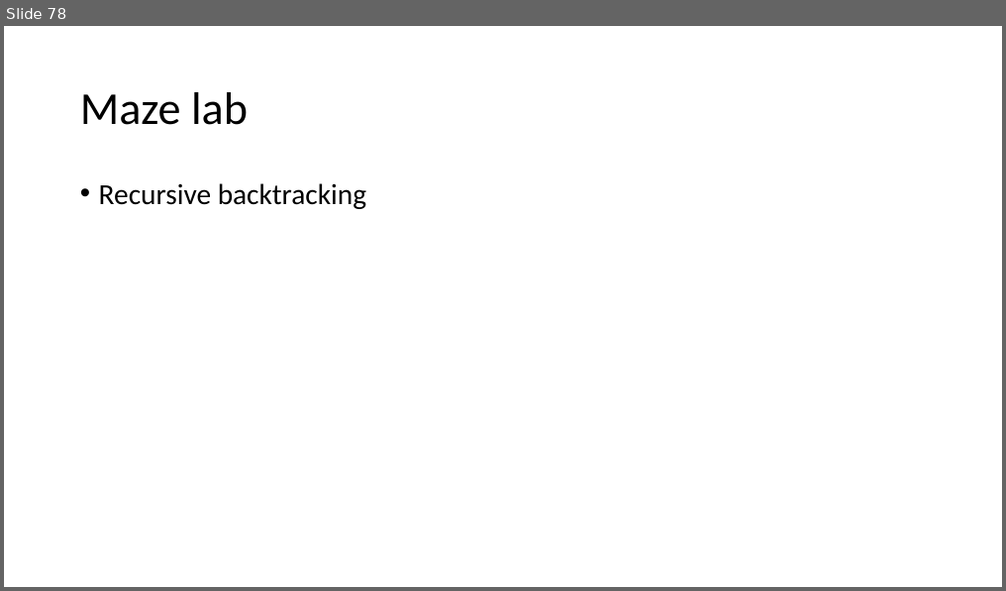
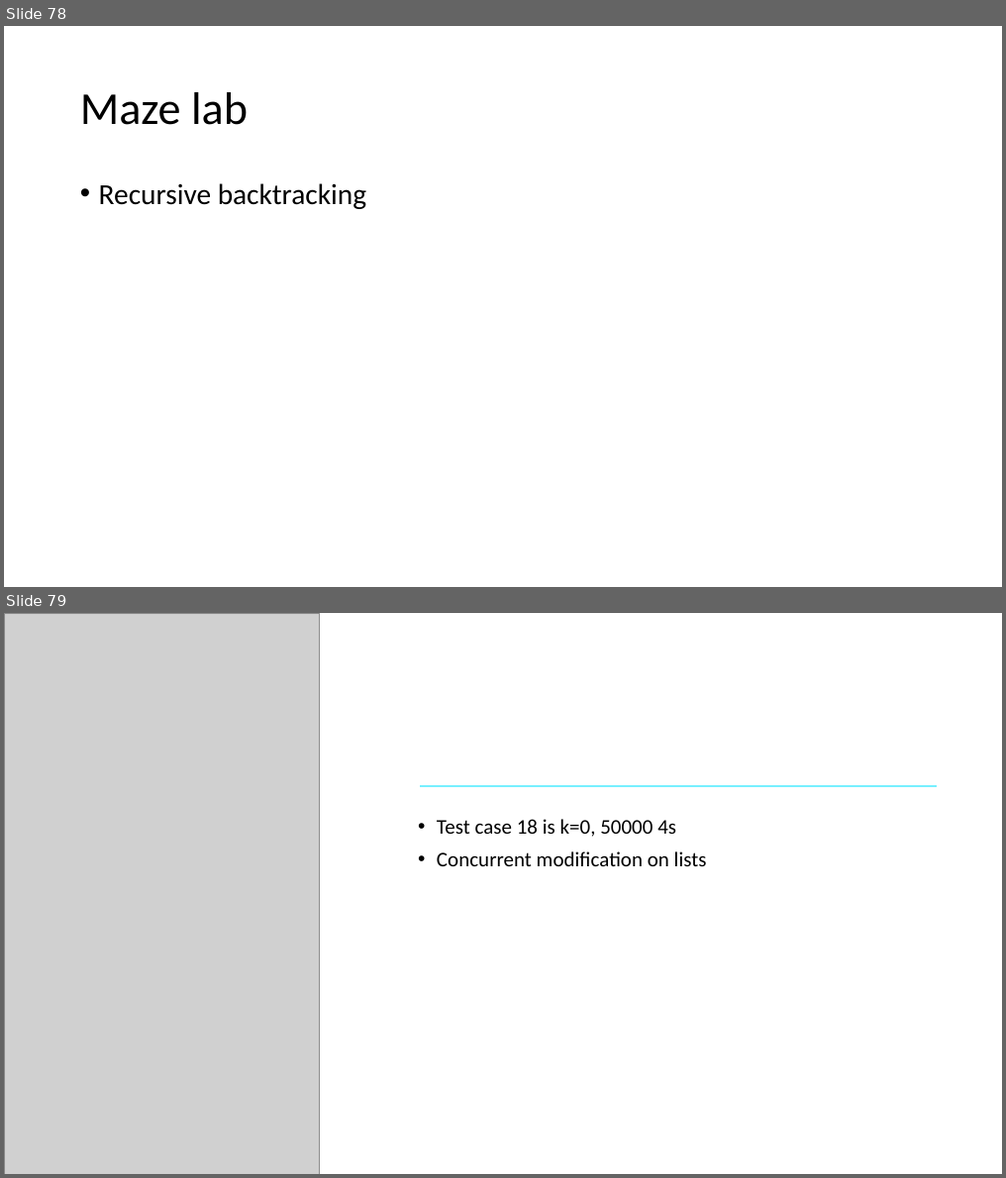
Before and after one commit to skalakm/232, a slide deck: notes.pptx. Shown one above the other, each under a label of ours: slide 78 before the commit, slides 78 and 79 after it. The pictures are 1006x591 and 1006x1178 pixels, drawn with LibreOffice and Linux fonts; fonts in the diff are those of the drawing; grey boxes stand for pictures. Boxes give left, top, right and bottom in pixels: in the first picture for what was removed or moved away, otherwise in the second. Text is boxed around its words. In the diff, an @@ line names an element or a change of style, - is before the commit and + after.

```diff
--- a/notes.pptx
+++ b/notes.pptx
@@ slide 79 added at (4,613,1002,1174), background #FFFFFF @@
@@ picture added at (4,613,320,1174) @@
@@ line added from (420, 786) to (937, 786), #77F0FF 1.5 pt @@
@@ text added at (437,819,707,866), 20 pt, text #000000 @@
+• Test case 18 is k=0, 50000 4s
+• Concurrent modification on lists
```
Also in this commit, not shown: 1 other slide added.
